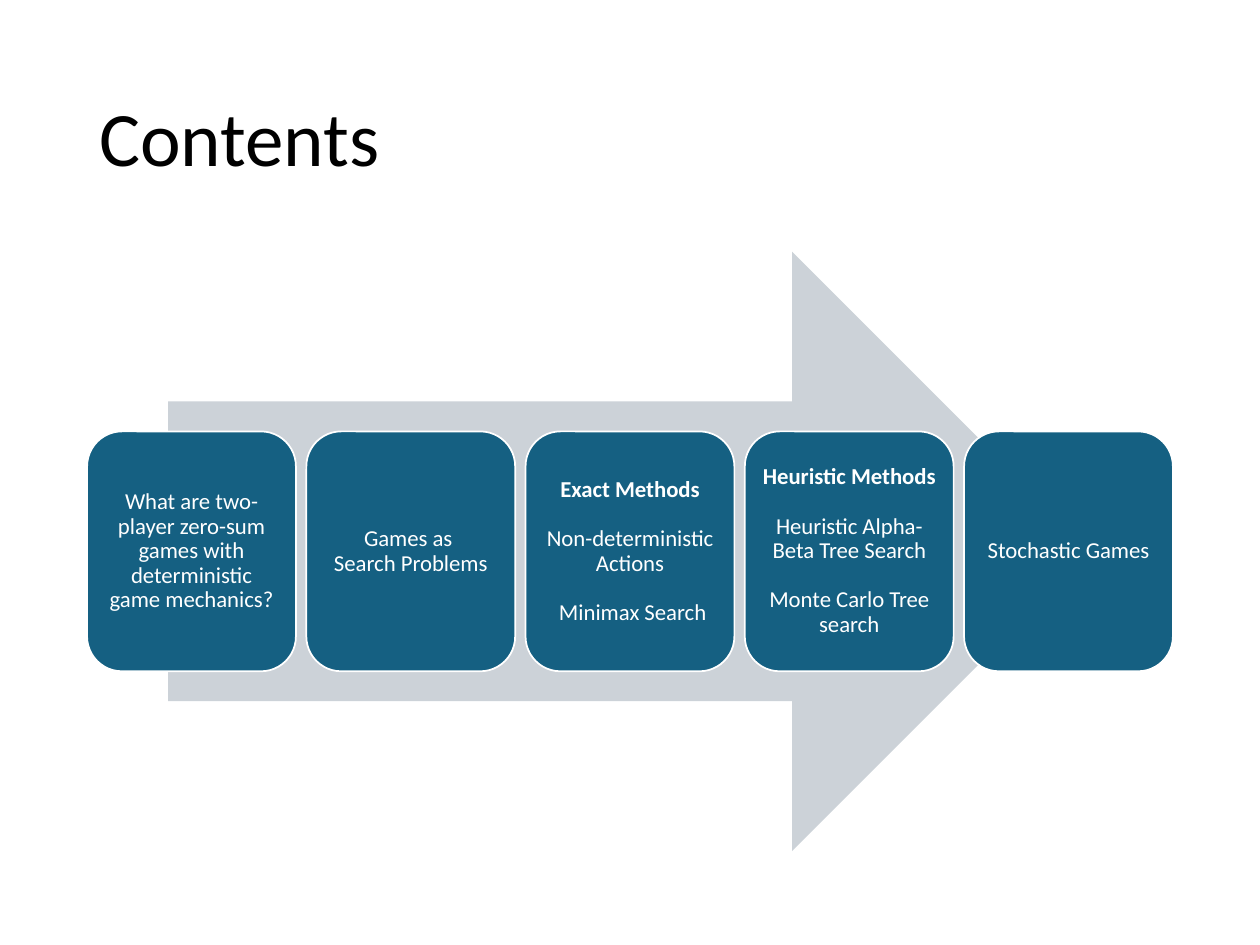
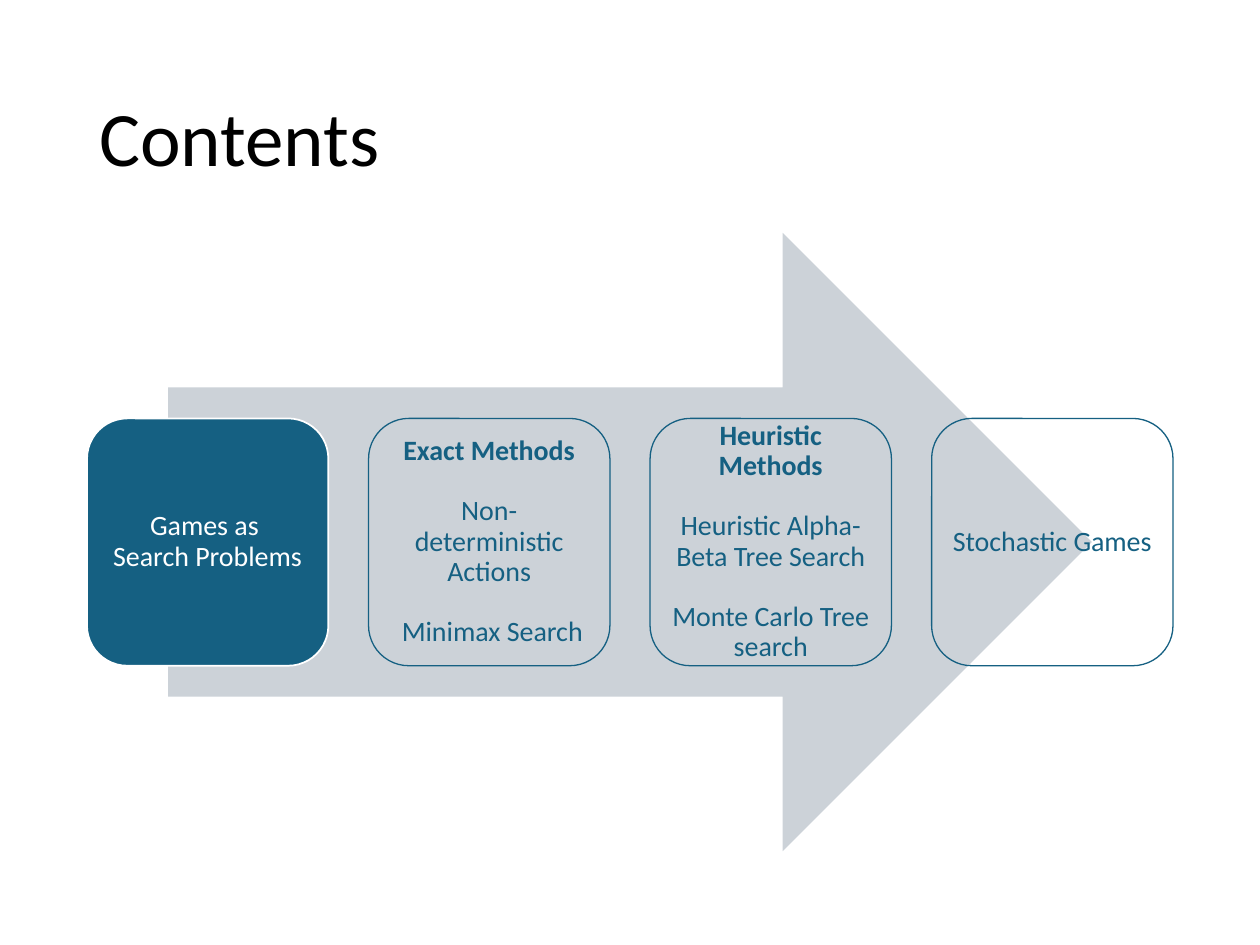
Before and after one commit to mhahsler/CS7320-AI, a slide deck: slide 2 of slides/05_games.pptx. Drawn at 1260x945 pixels with LibreOffice and Linux fonts; fonts in the diff are those of the drawing. Boxes give left, top, right and bottom in pixels: in the first picture for what was removed or moved away, otherwise in the second. Text is boxed around its words. In the diff, an @@ line names an element or a change of style, - is before the commit and + after.

Commit message:
updated some slides.

```diff
--- a/slides/05_games.pptx
+++ b/slides/05_games.pptx
@@ right arrow: place and size @@
-right arrow at box(168, 252, 1091, 852)
+right arrow at box(168, 233, 1091, 852)
@@ rounded rectangle: place and size @@
-rounded rectangle at box(87, 431, 296, 670)
+rounded rectangle at box(87, 418, 329, 665)
@@ fill #156082 to none; outline #FFFFFF 1 pt to #156082 0.75 pt in 3 elements at box(931, 418, 1173, 665), box(650, 418, 892, 665), box(369, 418, 611, 665) @@
@@ rounded rectangle: place and size @@
-rounded rectangle at box(306, 431, 515, 670)
+rounded rectangle at box(369, 418, 611, 665)
@@ rounded rectangle: place and size @@
-rounded rectangle at box(745, 431, 954, 670)
+rounded rectangle at box(650, 418, 892, 665)
@@ rounded rectangle: place and size @@
-rounded rectangle at box(964, 431, 1173, 670)
+rounded rectangle at box(931, 418, 1173, 665)
@@ text "Games as Search Problems": place and size @@
-text "Games as Search Problems" at box(334, 531, 488, 571)
+text "Games as Search Problems" at box(113, 517, 302, 566)
@@ text "Games as Search Problems" at box(113, 517, 302, 566): size 13 to 16 pt; more space between paragraphs @@
@@ size 13 to 16 pt, text colour #FFFFFF to #156082; more space between paragraphs in 3 elements at box(953, 527, 1152, 557), box(672, 425, 869, 656), box(402, 440, 583, 641) @@
@@ text "Exact Methods Non-deterministic Actions Minimax ...": place and size @@
-text "Exact Methods Non-deterministic Actions Minimax ..." at box(547, 481, 713, 620)
+text "Exact Methods Non-deterministic Actions Minimax ..." at box(402, 440, 583, 641)
@@ rounded rectangle removed at box(525, 431, 735, 670) @@
@@ text "Heuristic Methods Heuristic Alpha-Beta Tree ...": place and size @@
-text "Heuristic Methods Heuristic Alpha-Beta Tree ..." at box(763, 468, 936, 632)
+text "Heuristic Methods Heuristic Alpha-Beta Tree ..." at box(672, 425, 869, 656)
@@ text "Stochastic Games": place and size @@
-text "Stochastic Games" at box(988, 542, 1150, 558)
+text "Stochastic Games" at box(953, 527, 1152, 557)
@@ text removed at box(110, 493, 273, 611) @@
-What are two-player zero-sum games with deterministic game mechanics?
```
Also in this commit, not shown: 1 other slide changed, 3 slides added, 6 other files.
